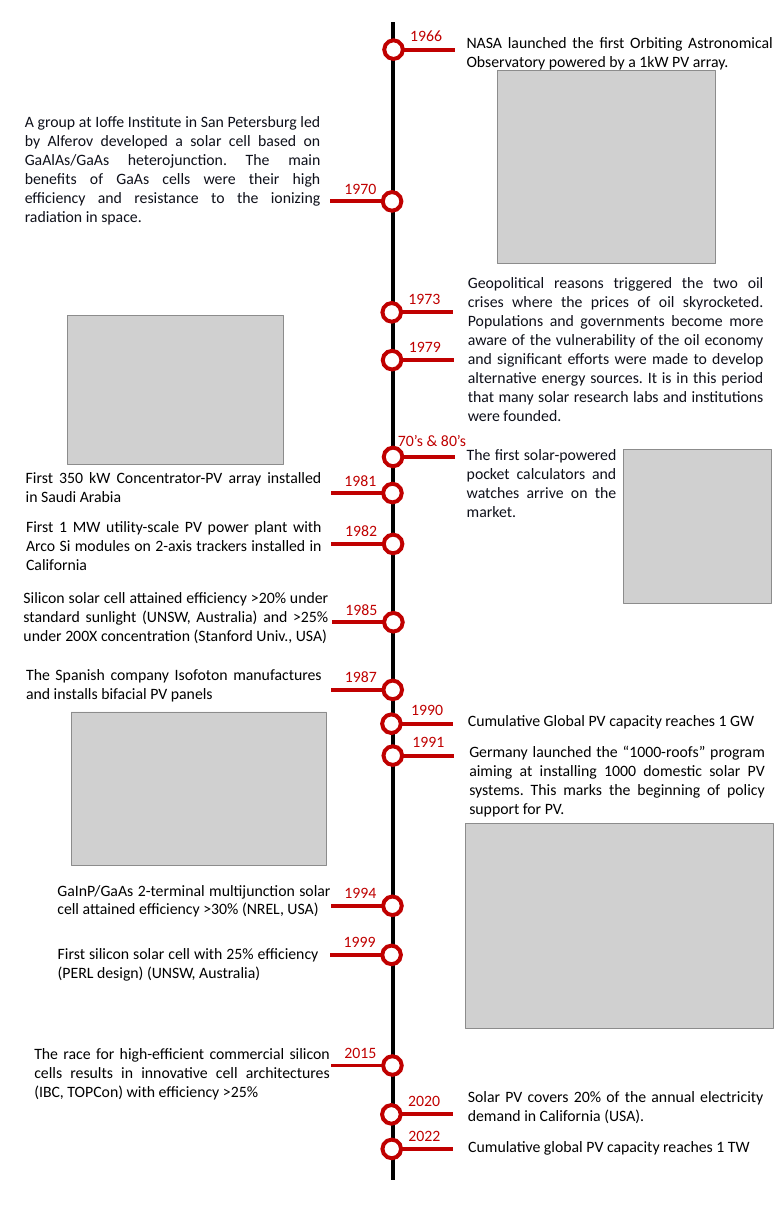
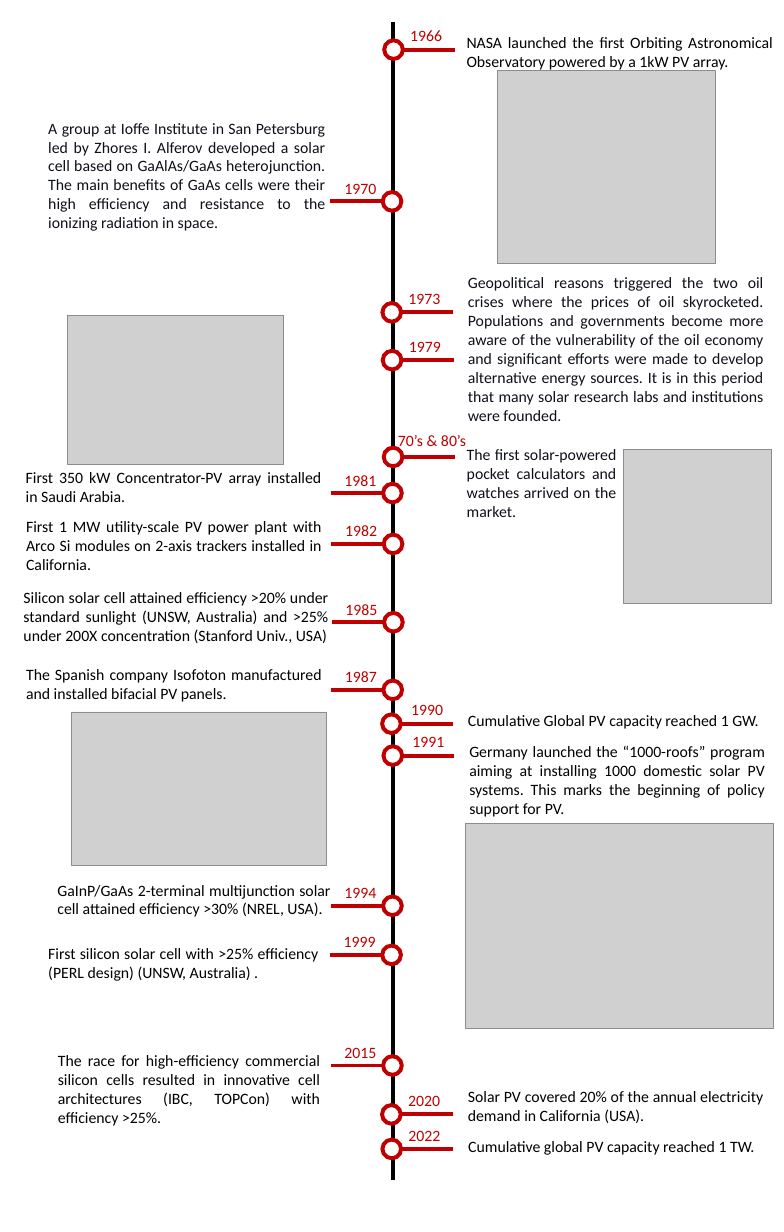
Before and after one commit to martavp/pv-textbook, a slide deck: slide 2 of Figures/Chapter_01/drawings/Fig_PV_history.pptx. Drawn at 784x1232 pixels with LibreOffice and Linux fonts; fonts in the diff are those of the drawing; grey boxes stand for pictures; background and template pictures are left out. Boxes give left, top, right and bottom in pixels: in the first picture for what was removed or moved away, otherwise in the second. Text is boxed around its words. In the diff, an @@ line names an element or a change of style, - is before the commit and + after.

```diff
--- a/Figures/Chapter_01/drawings/Fig_PV_history.pptx
+++ b/Figures/Chapter_01/drawings/Fig_PV_history.pptx
@@ text at (48,123,326,231): text changed @@
-A group at Ioffe Institute in San Petersburg led by Alferov developed a solar cell based on GaAlAs/GaAs heterojunction. The main benefits of GaAs cells were their high efficiency and resistance to the ionizing radiation in space.
+A group at Ioffe Institute in San Petersburg led by Zhores I. Alferov developed a solar cell based on GaAlAs/GaAs heterojunction. The main benefits of GaAs cells were their high efficiency and resistance to the ionizing radiation in space.
@@ text at (467,449,617,517): text changed @@
-The first solar-powered pocket calculators and watches arrive on the market.
+The first solar-powered pocket calculators and watches arrived on the market.
@@ text at (26,472,321,502): text changed @@
-First 350 kW Concentrator-PV array installed in Saudi Arabia
+First 350 kW Concentrator-PV array installed in Saudi Arabia.
@@ text at (26,521,322,570): text changed @@
-First 1 MW utility-scale PV power plant with Arco Si modules on 2-axis trackers installed in California
+First 1 MW utility-scale PV power plant with Arco Si modules on 2-axis trackers installed in California.
@@ text at (26,669,321,702): text changed @@
-The Spanish company Isofoton manufactures and installs bifacial PV panels
+The Spanish company Isofoton manufactured and installed bifacial PV panels.
@@ text at (468,715,758,729): text changed @@
-Cumulative Global PV capacity reaches 1 GW
+Cumulative Global PV capacity reached 1 GW.
@@ text at (57,885,330,917): text changed @@
-GaInP/GaAs 2-terminal multijunction solar cell attained efficiency >30% (NREL, USA)
+GaInP/GaAs 2-terminal multijunction solar cell attained efficiency >30% (NREL, USA).
@@ text at (48,948,319,981): text changed @@
-First silicon solar cell with 25% efficiency (PERL design) (UNSW, Australia)
+First silicon solar cell with >25% efficiency (PERL design) (UNSW, Australia) .
@@ text at (58,1055,320,1126): text changed @@
-The race for high-efficient commercial silicon cells results in innovative cell architectures (IBC, TOPCon) with efficiency >25%
+The race for high-efficiency commercial silicon cells resulted in innovative cell architectures (IBC, TOPCon) with efficiency >25%.
@@ text at (468,1091,763,1123): text changed @@
-Solar PV covers 20% of the annual electricity demand in California (USA).
+Solar PV covered 20% of the annual electricity demand in California (USA).
@@ text at (468,1141,754,1155): text changed @@
-Cumulative global PV capacity reaches 1 TW
+Cumulative global PV capacity reached 1 TW.
```
Also in this commit, not shown: 1 other slide changed, 2 other files.
